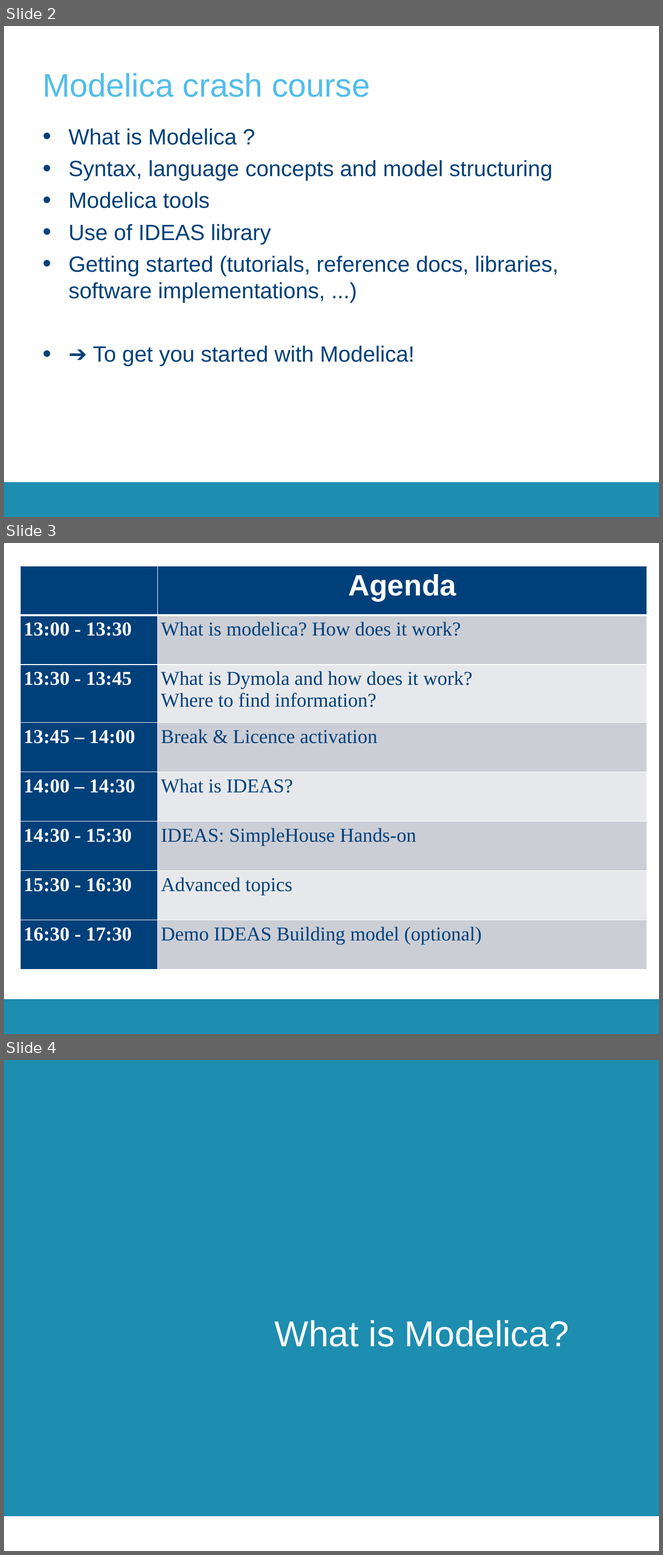
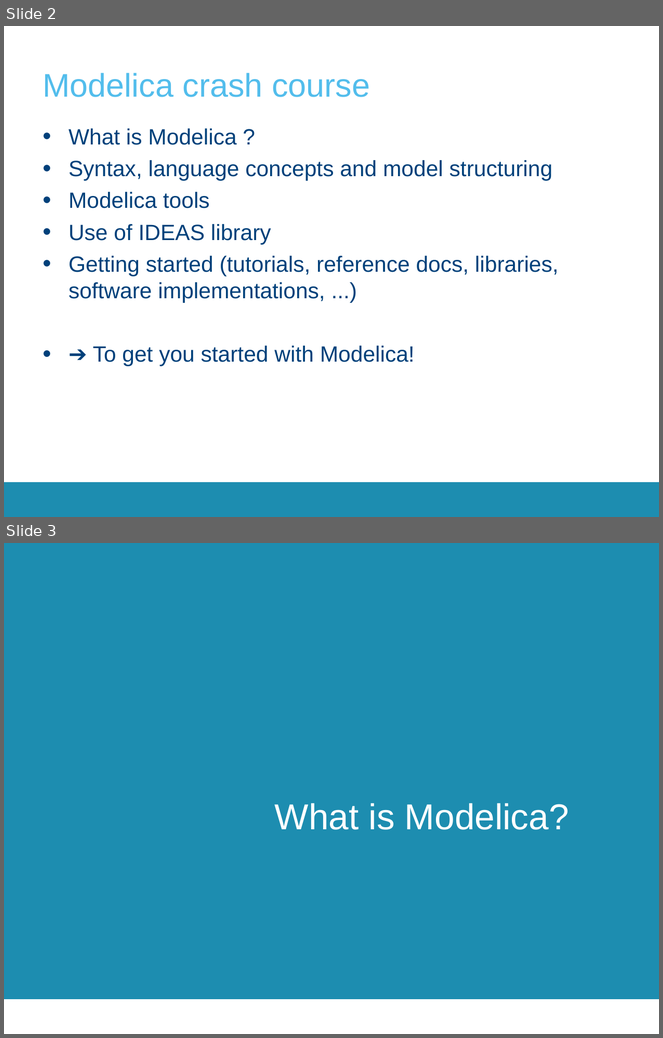
Before and after one commit to aswathnaray/__CrashCourse__, a slide deck: 2017-2018/Presentations/CrashCourse_2016.pptx. Shown one above the other, each under a label of ours: slides 2, 3 and 4 before the commit, slides 2 and 3 after it. The pictures are 663x1555 and 663x1038 pixels, drawn with LibreOffice and Linux fonts; fonts in the diff are those of the drawing; background and template pictures are left out. Boxes give left, top, right and bottom in pixels: in the first picture for what was removed or moved away, otherwise in the second. Text is boxed around its words. In the diff, an @@ line names an element or a change of style, - is before the commit and + after.

```diff
--- a/2017-2018/Presentations/CrashCourse_2016.pptx
+++ b/2017-2018/Presentations/CrashCourse_2016.pptx
@@ slide 3 removed at <box>4,543,659,1034</box>, background #FFFFFF; not listed: 1 template element that a slide beside it also shows @@
@@ table removed at <box>21,566,647,970</box>, 8 rows, 2 columns @@
- | Agenda
-13:00 - 13:30 | What is modelica? How does it work?
-13:30 - 13:45 | What is Dymola and how does it work? / Where to find information?
-13:45 – 14:00 | Break & Licence activation
-14:00 – 14:30 | What is IDEAS?
-14:30 - 15:30 | IDEAS: SimpleHouse Hands-on
-15:30 - 16:30 | Advanced topics
-16:30 - 17:30 | Demo IDEAS Building model (optional)
@@ what was slide 4 is now slide 3 @@
```
Also in this commit, not shown: 15 slides changed, 14 slides added, 9 other slides removed.
